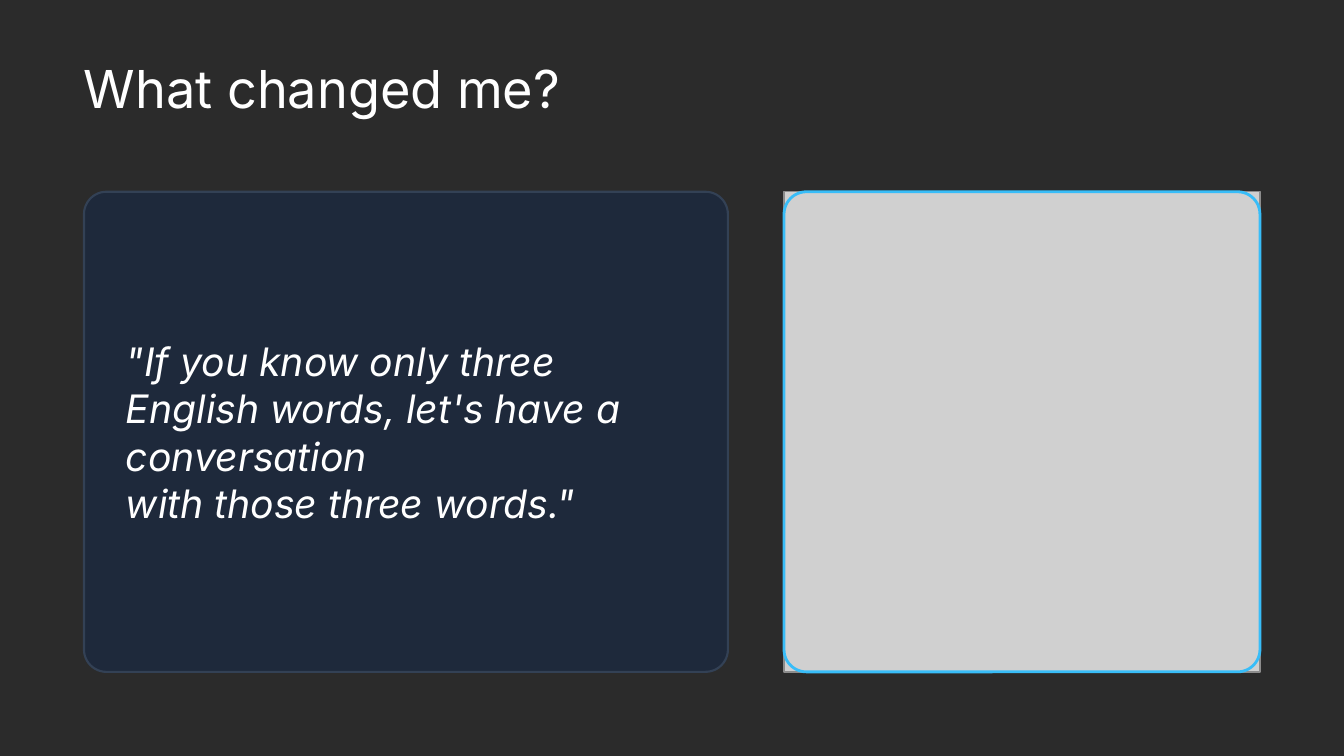
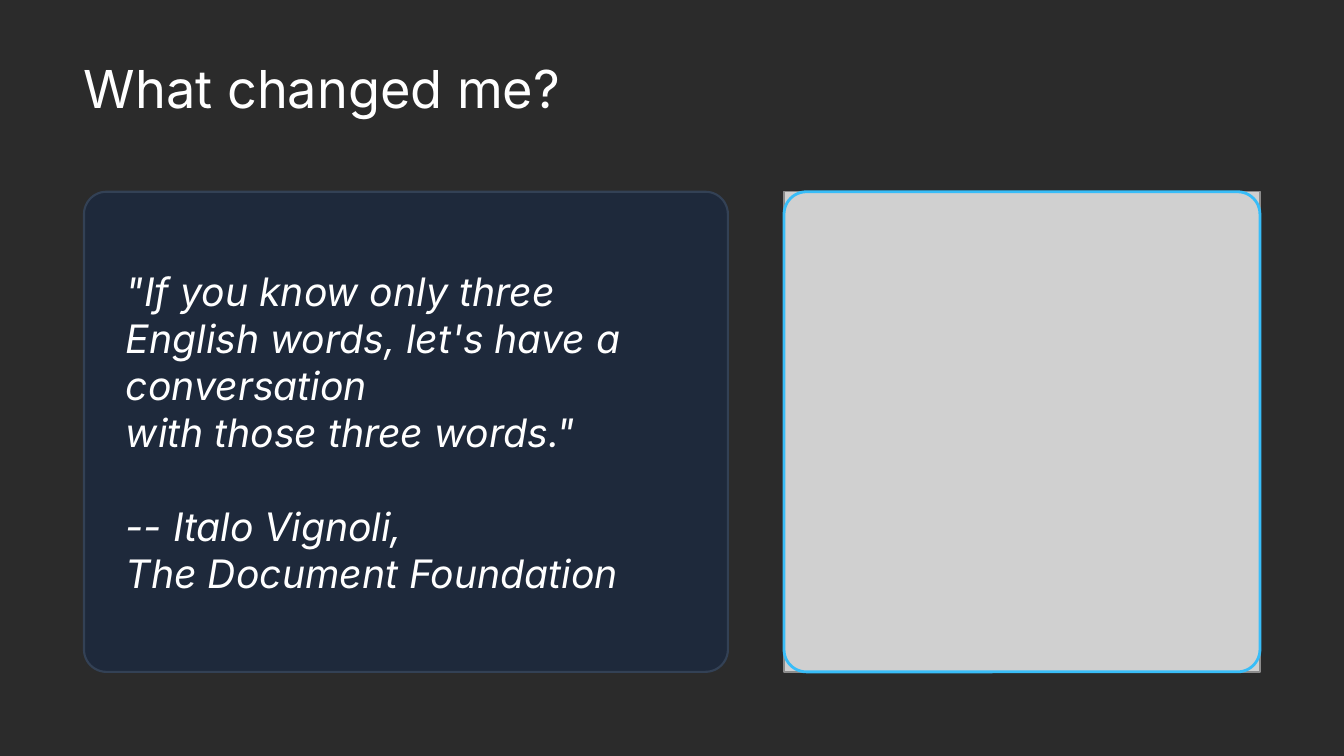
Before and after one commit to naruoga/presentations, a slide deck: slide 5 of COSCUP2026_MyBrokenEnglishStillWorks.odp. Drawn at 1344x756 pixels with LibreOffice and Linux fonts; fonts in the diff are those of the drawing; grey boxes stand for pictures; background and template pictures are left out; a plain dark background stands for a picture behind light text. Boxes give left, top, right and bottom in pixels: in the first picture for what was removed or moved away, otherwise in the second. Text is boxed around its words. In the diff, an @@ line names an element or a change of style, - is before the commit and + after.

```diff
--- a/COSCUP2026_MyBrokenEnglishStillWorks.odp
+++ b/COSCUP2026_MyBrokenEnglishStillWorks.odp
@@ text at bbox=[126, 511, 618, 589]: paragraphs added @@
+-- Italo Vignoli,
+The Document Foundation
```
Also in this commit, not shown: 4 other slides changed.
